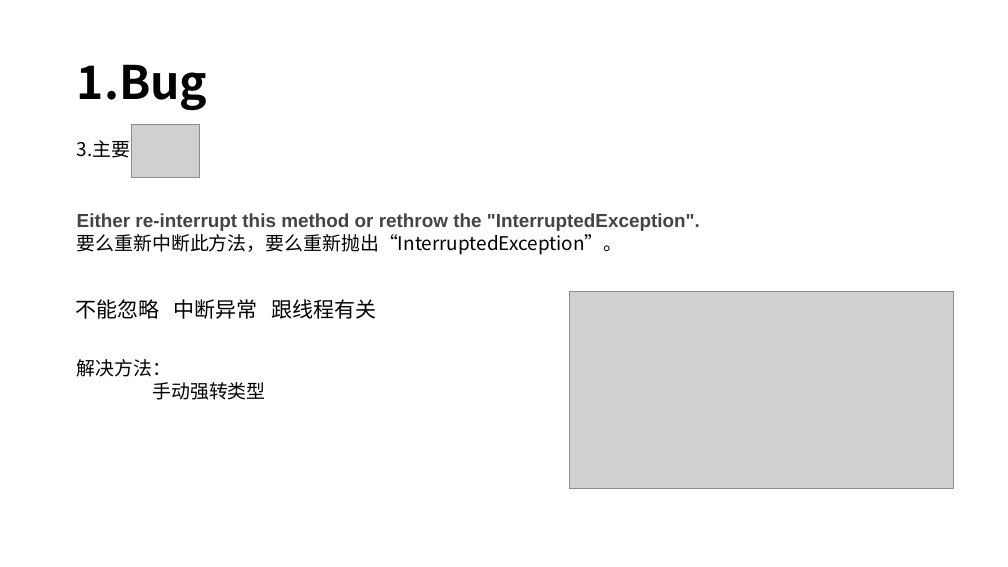
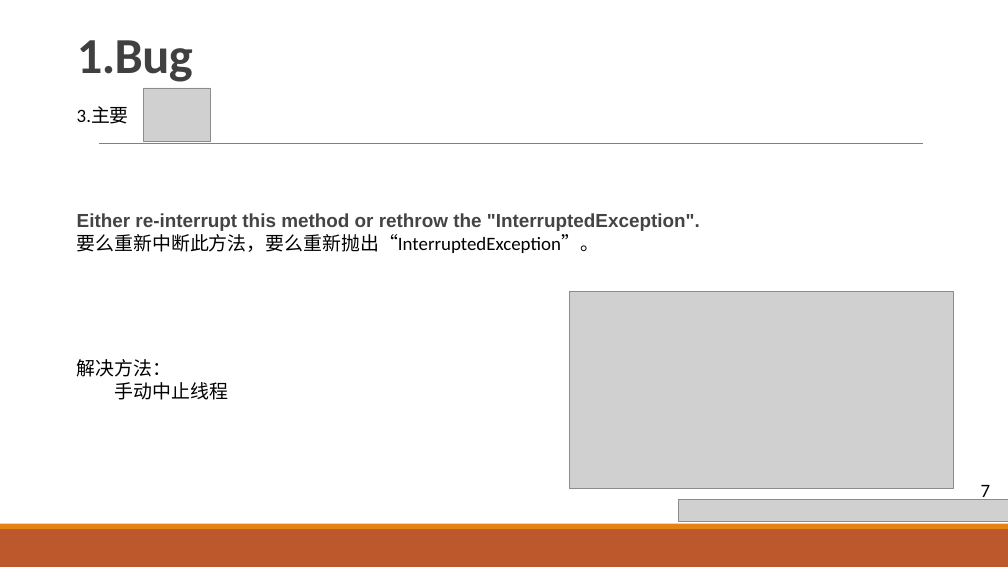
Before and after one commit to yuanbaojian/personMultipleProject, a slide deck: slide 9 of src/main/resources/File/sonarQube扫描问题.pptx (slide 10 before the commit). Drawn at 1008x567 pixels with LibreOffice and Linux fonts; fonts in the diff are those of the drawing; grey boxes stand for pictures. Boxes give left, top, right and bottom in pixels: in the first picture for what was removed or moved away, otherwise in the second. Text is boxed around its words. In the diff, an @@ line names an element or a change of style, - is before the commit and + after.

```diff
--- a/src/main/resources/File/sonarQube扫描问题.pptx
+++ b/src/main/resources/File/sonarQube扫描问题.pptx
@@ title "1.Bug": place and size @@
-title "1.Bug" at bbox=[77, 64, 208, 111]
+title "1.Bug" at bbox=[77, 40, 193, 82]
@@ title "1.Bug" at bbox=[77, 40, 193, 82]: size 44 to 48 pt, font Noto Sans CJK SC to Calibri, text colour #000000 to #404040, letter spacing 0 to -0.5 pt; line spacing 0.9 to 0.85; vertical alignment middle to bottom @@
@@ picture added at bbox=[143, 88, 211, 141] @@
@@ text "3.主要": place and size @@
-text "3.主要" at bbox=[77, 140, 131, 158]
+text "3.主要" at bbox=[77, 106, 129, 124]
@@ text "3.主要" at bbox=[77, 106, 129, 124]: font Noto Sans CJK SC to Calibri @@
@@ line added from (99, 144) to (923, 144), #808080 0.5 pt @@
@@ picture removed at bbox=[132, 124, 200, 178] @@
@@ text at bbox=[77, 230, 599, 253]: font Noto Sans CJK SC to Calibri in "要么重新中断此方法，要么重新抛出“InterruptedException”。" @@
@@ text removed at bbox=[75, 299, 377, 319] @@
-  不能忽略 中断异常 跟线程有关
@@ text at bbox=[115, 382, 228, 400]: text changed; font Noto Sans CJK SC to Calibri @@
-手动强转类型
+手动中止线程
@@ picture added at bbox=[678, 499, 1008, 521] @@
@@ text added at bbox=[981, 485, 991, 503], 18 pt, text #000000 @@
+7
@@ rectangle added at bbox=[0, 529, 1008, 567], fill #BD582C @@
@@ rectangle added at bbox=[0, 524, 1008, 529], fill #E48312 @@
```
Also in this commit, not shown: 19 other slides changed, 4 slides added, 1 slide removed.
